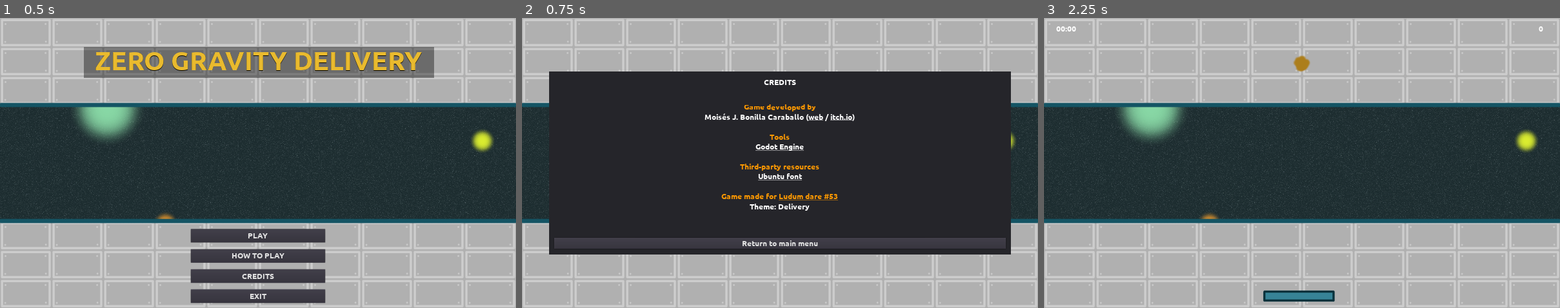
Above: before the commit, frames 1-3 (left to right).
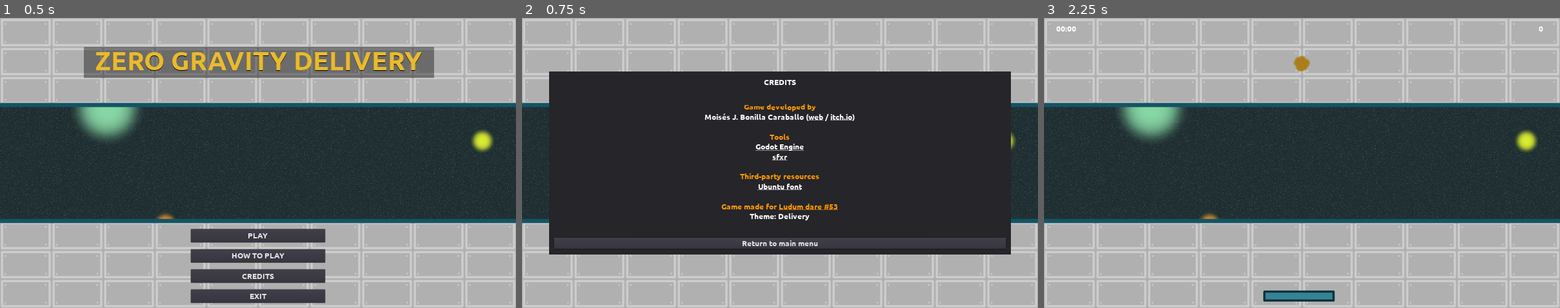
Above: after the commit, the same moments.

Repository: moisesjbc/ludum-dare-53
Game: Godot game, scene res://gui/main_menu/main_menu.tscn
Same seed, same stepped clock (60 frames per second), same inputs: the game is played once before the commit and once after it.
Inputs:
- Up to frame 1 (0.5 s): no input
- Up to frame 2 (0.75 s): click "CREDITS" at 0.5 s
- Up to frame 3 (2.25 s): click "Return to main menu" at 1.25 s; click "PLAY" at 2 s

Frame 1 is identical in both runs. In frame 2, 1.2% of the frame differs, in the area x 38-62%, y 46-70%; in frame 3, nothing differs.

Commit message:
Add sfxr to credits

Diff:
--- a/godot-project/gui/credits_menu/credits_menu.tscn
+++ b/godot-project/gui/credits_menu/credits_menu.tscn
@@ -68,6 +68,7 @@
 
 [color=#ff9900]Tools[/color]
 [color=#FFFFFF][url=https://godotengine.org/]Godot Engine[/url][/color]
+[color=#FFFFFF][url=https://www.drpetter.se/project_sfxr.html]sfxr[/url][/color]
 
 [color=#ff9900]Third-party resources[/color]
 [color=#FFFFFF][url=https://design.ubuntu.com/font]Ubuntu font[/url][/color]
@@ -81,6 +82,7 @@
 
 Tools
 Godot Engine
+sfxr
 
 Third-party resources
 Ubuntu font
